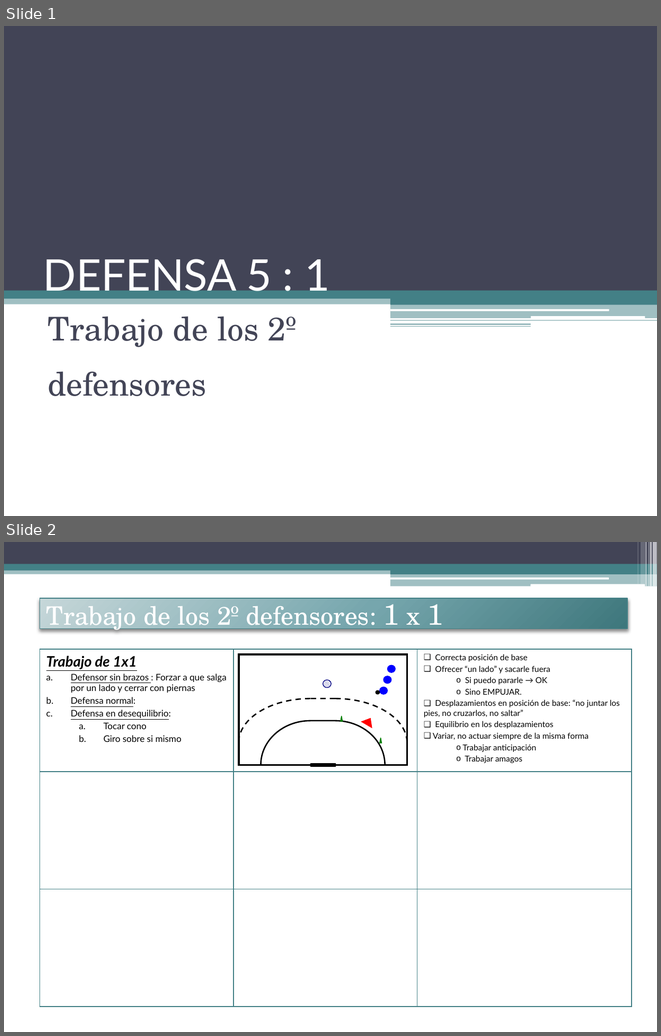
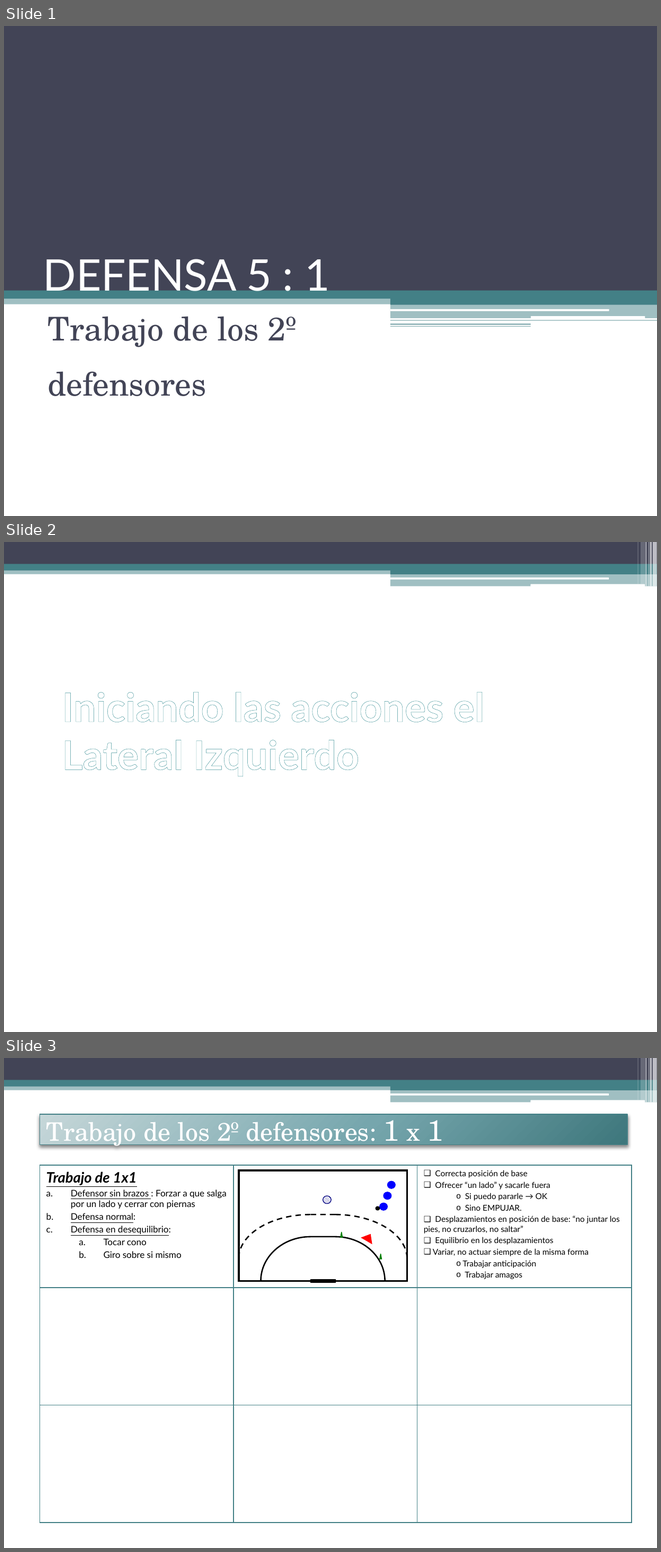
Before and after one commit to jahama/lbh_planificacion_temp_2011-12, a slide deck: defensa/contenidos-tactica/trabajo-2-defensor.pptx. Shown one above the other, each under a label of ours: slides 1 and 2 before the commit, slides 1, 2 and 3 after it. The pictures are 661x1036 and 661x1552 pixels, drawn with LibreOffice and Linux fonts; fonts in the diff are those of the drawing. Boxes give left, top, right and bottom in pixels: in the first picture for what was removed or moved away, otherwise in the second. Text is boxed around its words. In the diff, an @@ line names an element or a change of style, - is before the commit and + after.

```diff
--- a/defensa/contenidos-tactica/trabajo-2-defensor.pptx
+++ b/defensa/contenidos-tactica/trabajo-2-defensor.pptx
@@ slide 2 added at (4, 542, 657, 1032), background #FFFFFF; not listed: 13 template elements that a slide beside it also shows @@
@@ title added at (62, 692, 485, 776), 44 pt, text #FFFFFF, bold @@
+Iniciando las acciones el Lateral Izquierdo
@@ what was slide 2 is now slide 3 @@
```
Also in this commit, not shown: 1 slide changed, 1 other slide added.
